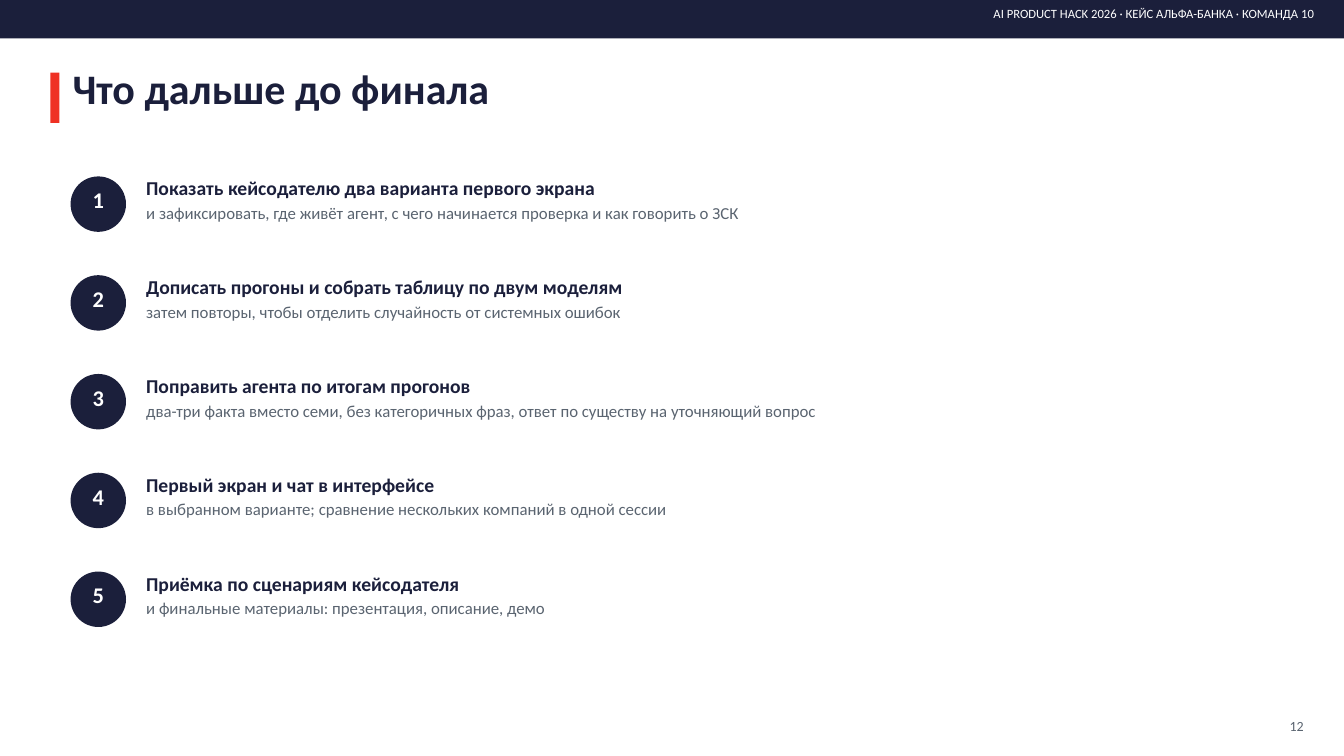
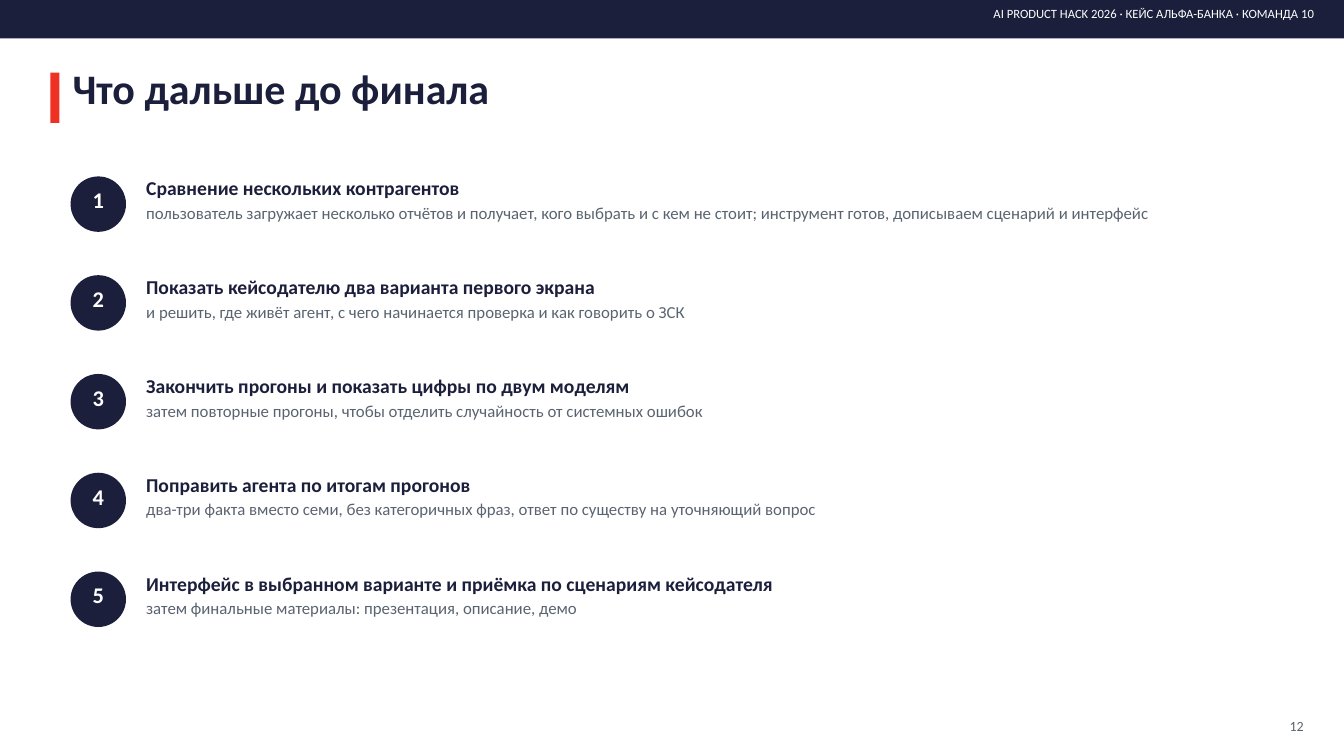
Before and after one commit to formalraindbow/contractor-agent, a slide deck: slide 12 of deliverables/interim/PRESENTATION_INTERIM.pptx. Drawn at 1344x756 pixels with LibreOffice and Linux fonts; fonts in the diff are those of the drawing. Boxes give left, top, right and bottom in pixels: in the first picture for what was removed or moved away, otherwise in the second. Text is boxed around its words. In the diff, an @@ line names an element or a change of style, - is before the commit and + after.

```diff
--- a/deliverables/interim/PRESENTATION_INTERIM.pptx
+++ b/deliverables/interim/PRESENTATION_INTERIM.pptx
@@ text at bbox=[146, 182, 1149, 222]: text changed @@
-Показать кейсодателю два варианта первого экрана
-и зафиксировать, где живёт агент, с чего начинается проверка и как говорить о ЗСК
+Сравнение нескольких контрагентов
+пользователь загружает несколько отчётов и получает, кого выбрать и с кем не стоит; инструмент готов, дописываем сценарий и интерфейс
@@ text at bbox=[146, 280, 685, 321]: text changed @@
-Дописать прогоны и собрать таблицу по двум моделям
-затем повторы, чтобы отделить случайность от системных ошибок
+Показать кейсодателю два варианта первого экрана
+и решить, где живёт агент, с чего начинается проверка и как говорить о ЗСК
@@ text added at bbox=[146, 379, 703, 420], 12 pt, text #5A6470 @@
+Закончить прогоны и показать цифры по двум моделям
+затем повторные прогоны, чтобы отделить случайность от системных ошибок
@@ text "Поправить агента по итогам прогонов": place and size @@
-text "Поправить агента по итогам прогонов" at bbox=[146, 380, 815, 420]
+text "Поправить агента по итогам прогонов" at bbox=[146, 479, 815, 518]
@@ text removed at bbox=[146, 478, 667, 518] @@
-Первый экран и чат в интерфейсе
-в выбранном варианте; сравнение нескольких компаний в одной сессии
@@ text at bbox=[146, 577, 772, 617]: text changed; size 12 to 14 pt; text colour #5A6470 to #1B1F3B; bold on @@
-Приёмка по сценариям кейсодателя
-и финальные материалы: презентация, описание, демо
+Интерфейс в выбранном варианте и приёмка по сценариям кейсодателя
+затем финальные материалы: презентация, описание, демо
```
Also in this commit, not shown: 8 other slides changed, 1 slide added, 1 slide removed.
